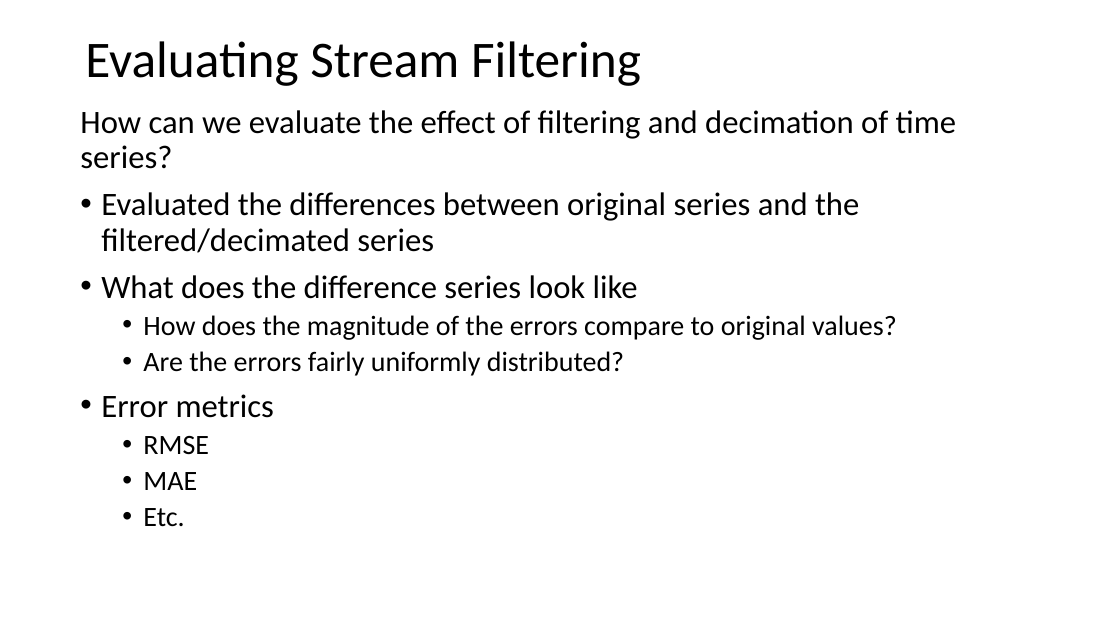
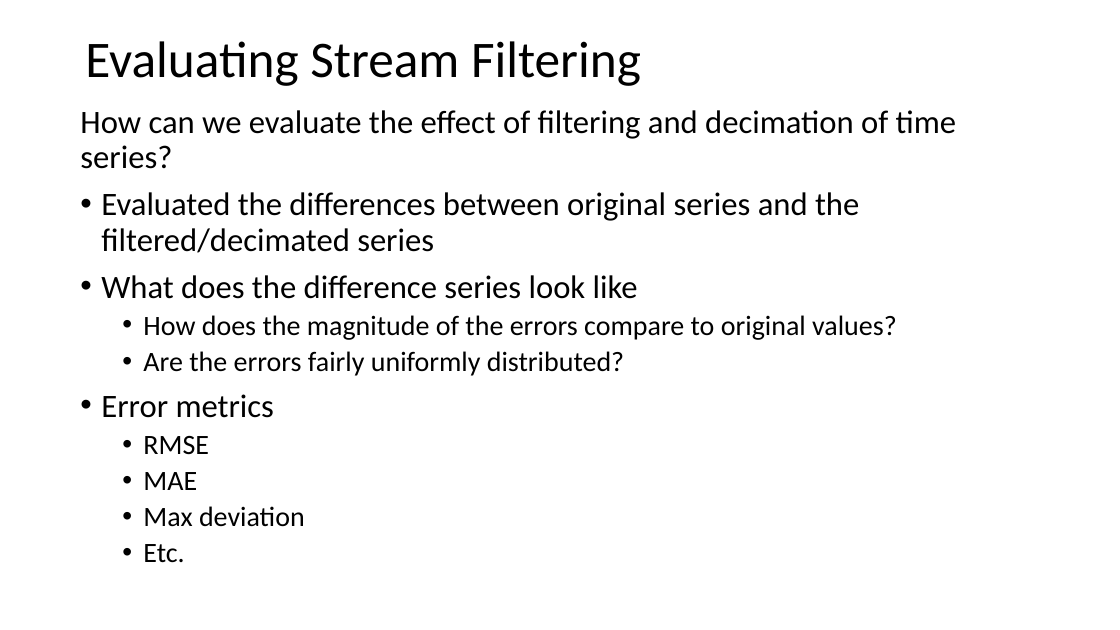
Before and after one commit to tenevian/Harvard-SSP-Data-Mining, a slide deck: slide 38 of slides/3_StreamingAnalytics.pptx. Drawn at 1120x630 pixels with LibreOffice and Linux fonts; fonts in the diff are those of the drawing. Boxes give left, top, right and bottom in pixels: in the first picture for what was removed or moved away, otherwise in the second. Text is boxed around its words. In the diff, an @@ line names an element or a change of style, - is before the commit and + after.

```diff
--- a/slides/3_StreamingAnalytics.pptx
+++ b/slides/3_StreamingAnalytics.pptx
@@ text at (x1=143, y1=506, x2=305, y2=527): paragraph added @@
+  • Max deviation
```
Also in this commit, not shown: 1 other slide changed.
